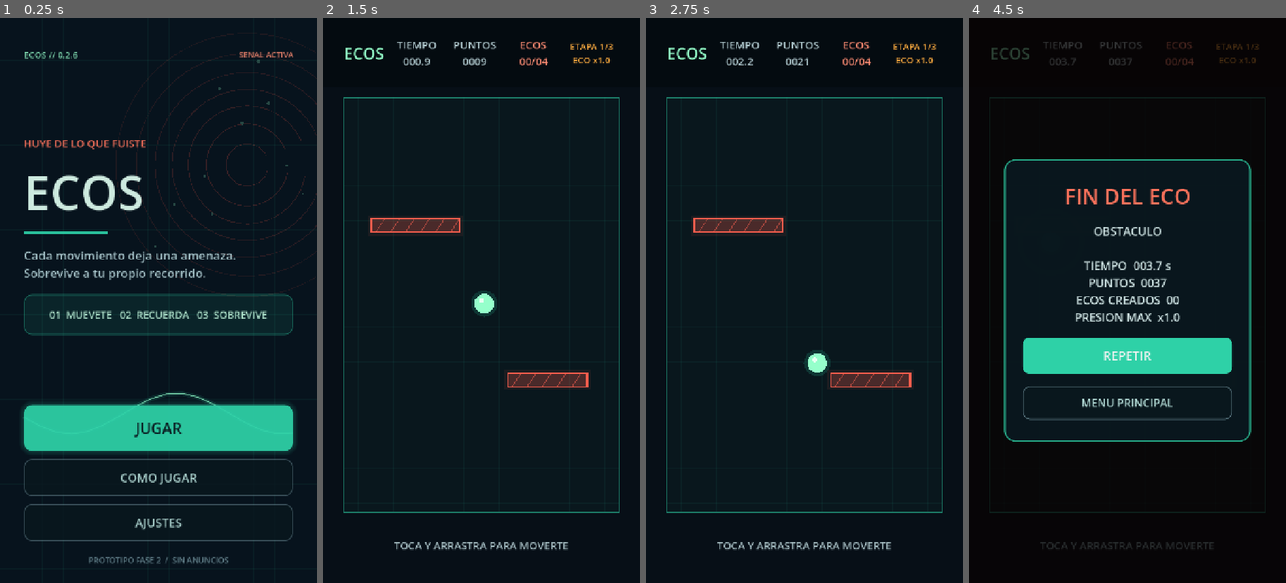
Above: before the commit, frames 1-4 (left to right).
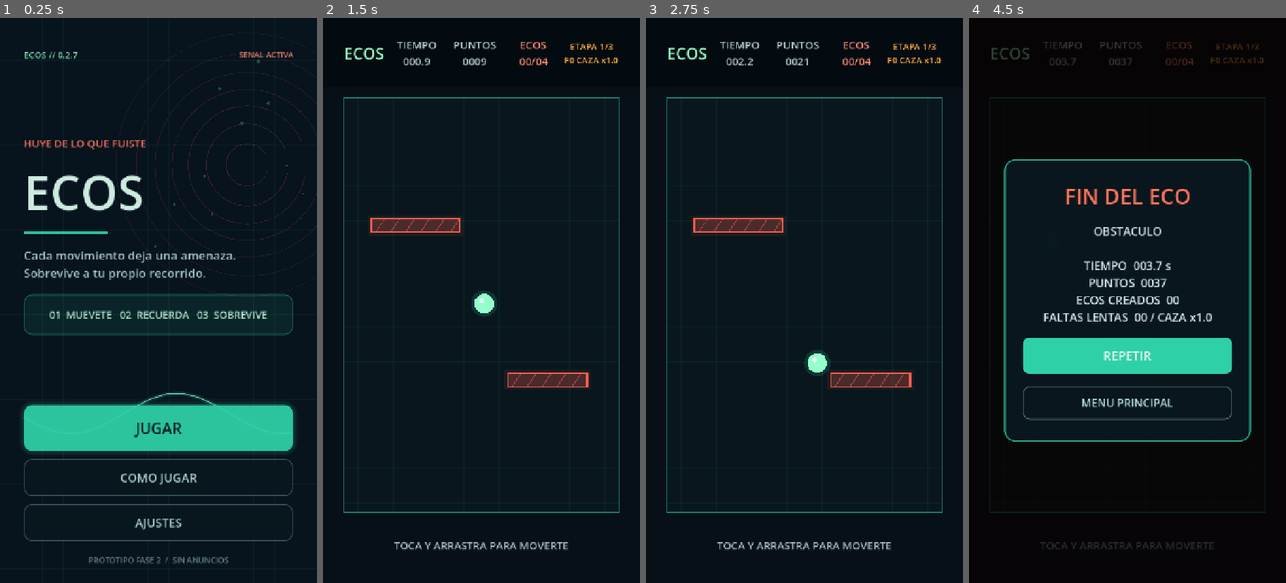
Above: after the commit, the same moments.

Repository: 7yrak/ecos
Game: Godot game, scene res://scenes/app/main.tscn
The game is run twice, just before and just after one commit, with the same random seed, the same clock (stepped at 60 frames per second) and the same inputs.
Inputs (mouse positions are in pixels of both pictures, inside the frame that each line leads up to):
- Up to frame 1 (0.25 s): no input
- Up to frame 2 (1.5 s): click "JUGAR" at 0.5 s; tap Enter at 1.25 s; move the mouse to (551, 272) at 1.27 s; click (551, 272) at 1.42 s
- Up to frame 3 (2.75 s): drag from (741, 328) to (788, 413) at 2.02 s
- Up to frame 4 (4.5 s): move the mouse to (1159, 176) at 2.77 s; click (1159, 176) at 2.92 s; drag from (1111, 413) to (1032, 215) at 3.52 s; move the mouse to (1222, 385) at 4.27 s; click (1222, 385) at 4.42 s

The runs differ from the first frame. In frame 1, less than 0.1% of the frame differs, in the area x 23-25%, y 6-8%; in frame 2, 0.1%; in frame 3, 0.1%; in frame 4, 0.6%, in the area x 23-93%, y 7-54%.

Commit message:
Escalate repeat slow-movement penalties

Diff:
--- a/scenes/menu/main_menu.tscn
+++ b/scenes/menu/main_menu.tscn
@@ -138,7 +138,7 @@
 layout_mode = 2
 theme_override_colors/font_color = Color(0.584, 1, 0.796, 0.9)
 theme_override_font_sizes/font_size = 20
-text = "ECOS // 0.2.6"
+text = "ECOS // 0.2.7"
 vertical_alignment = 1
 
 [node name="Spacer" type="Control" parent="Content/Layout/Top"]
@@ -308,7 +308,7 @@
 layout_mode = 2
 theme_override_colors/font_color = Color(0.72, 0.86, 0.86, 1)
 theme_override_font_sizes/font_size = 22
-text = "03  MANTEN EL RITMO\nCada eco deja una resonancia antes de desaparecer.\nSi vas lento, la grieta libera un cazador cada vez mas rapido."
+text = "03  MANTEN EL RITMO\nCada eco deja una resonancia antes de desaparecer.\nLas faltas lentas se acumulan: cada cazador sera mas rapido."
 vertical_alignment = 1
 
 [node name="Back" type="Button" parent="TutorialOverlay/Center/Panel/Content"]
--- a/scripts/gameplay/echo_playback.gd
+++ b/scripts/gameplay/echo_playback.gd
@@ -7,7 +7,7 @@
 enum Mode { TRACE, HUNTER, RESONANCE }
 
 @export var collision_grace := 0.7
-@export var hunter_base_speed := 260.0
+@export var hunter_base_speed := 400.0
 @export var hunter_duration := 6.0
 @export var resonance_duration := 4.0
 
@@ -19,6 +19,7 @@
 var _state_time := 0.0
 var _expired := false
 var playback_speed := 1.0
+var minimum_playback_speed := 1.0
 var mode := Mode.TRACE
 
 
@@ -54,6 +55,7 @@
 	_timeline = timeline
 	_target = null
 	mode = Mode.TRACE
+	minimum_playback_speed = 1.0
 	_playback_time = 0.0
 	_age = 0.0
 	_hit_reported = false
@@ -62,10 +64,11 @@
 		global_position = _timeline.sample_at(0.0)
 
 
-func configure_hunter(spawn_position: Vector2, target: Node2D) -> void:
+func configure_hunter(spawn_position: Vector2, target: Node2D, minimum_speed := 1.0) -> void:
 	_timeline = null
 	_target = target
 	mode = Mode.HUNTER
+	minimum_playback_speed = maxf(1.0, minimum_speed)
 	global_position = spawn_position
 	_state_time = hunter_duration
 	_age = 0.0
@@ -74,8 +77,12 @@
 
 
 func set_playback_speed(multiplier: float) -> void:
-	playback_speed = maxf(multiplier, 1.0)
+	playback_speed = maxf(multiplier, minimum_playback_speed)
 	queue_redraw()
+
+
+func hunter_speed() -> float:
+	return hunter_base_speed * playback_speed
 
 
 func stop() -> void:
@@ -99,7 +106,7 @@
 	if is_instance_valid(_target):
 		global_position = global_position.move_toward(
 			_target.global_position,
-			hunter_base_speed * playback_speed * delta
+			hunter_speed() * delta
 		)
 	if _state_time <= 0.0:
 		_enter_resonance()
--- a/scripts/gameplay/run_controller.gd
+++ b/scripts/gameplay/run_controller.gd
@@ -13,6 +13,7 @@
 const MAX_ACTIVE_ECHOES := 4
 const MIN_SEGMENT_DISTANCE := 280.0
 const ECHO_SPEED_STEP := 0.2
+const HUNTER_PLAYER_SPEED_RATIO := 0.8
 const RIFT_WARNING_TIME := 0.7
 const PATROL_PHASE_TIME := 12.0
 const PULSE_PHASE_TIME := 24.0
@@ -55,7 +56,7 @@
 var _echo_count := 0
 var _total_echo_count := 0
 var _echo_pressure := 0
-var _max_echo_pressure := 0
+var _slow_offenses := 0
 var _echo_speed_multiplier := 1.0
 var _score := 0
 var _current_phase := 1
@@ -119,7 +120,7 @@
 	_echo_count = 0
 	_total_echo_count = 0
 	_echo_pressure = 0
-	_max_echo_pressure = 0
+	_slow_offenses = 0
 	_echo_speed_multiplier = 1.0
 	_score = 0
 	_current_phase = 1
@@ -178,7 +179,8 @@
 	var echo := ECHO_SCENE.instantiate() as EchoPlayback
 	echoes.add_child(echo)
 	if rift.hunter:
-		echo.configure_hunter(rift.global_position, player)
+		echo.hunter_base_speed = player.move_speed * HUNTER_PLAYER_SPEED_RATIO
+		echo.configure_hunter(rift.global_position, player, _hunter_speed_multiplier())
 	else:
 		echo.configure_trace(rift.timeline)
 	echo.set_playback_speed(_echo_speed_multiplier)
@@ -219,8 +221,7 @@
 		(child as EchoPlayback).stop()
 	feedback.play_hit(player.global_position)
 	_flash_screen(Color(1.0, 0.2, 0.16), 0.3, 0.42)
-	var max_speed := 1.0 + float(_max_echo_pressure) * ECHO_SPEED_STEP
-	result_label.text = "%s\n\nTIEMPO  %05.1f s\nPUNTOS  %04d\nECOS CREADOS  %02d\nPRESION MAX  x%.1f" % [reason, _run_time, _score, _total_echo_count, max_speed]
+	result_label.text = "%s\n\nTIEMPO  %05.1f s\nPUNTOS  %04d\nECOS CREADOS  %02d\nFALTAS LENTAS  %02d / CAZA x%.1f" % [reason, _run_time, _score, _total_echo_count, _slow_offenses, _hunter_speed_multiplier()]
 	game_over_overlay.visible = true
 	settings_store.vibrate(70)
 	restart_button.grab_focus()
@@ -272,17 +273,17 @@
 	var previous_pressure := _echo_pressure
 	if segment_distance < MIN_SEGMENT_DISTANCE:
 		_echo_pressure += 1
+		_slow_offenses += 1
 	else:
 		_echo_pressure = maxi(0, _echo_pressure - 1)
 	_echo_speed_multiplier = 1.0 + float(_echo_pressure) * ECHO_SPEED_STEP
-	_max_echo_pressure = maxi(_max_echo_pressure, _echo_pressure)
 	_apply_echo_speed()
 	if _echo_pressure == previous_pressure:
 		return
 
 	if _echo_pressure > previous_pressure:
 		feedback.play_pressure(player.global_position)
-		_show_banner("RITMO BAJO // ECOS x%.1f" % _echo_speed_multiplier, Color(1.0, 0.48, 0.24), 2.0)
+		_show_banner("FALTA LENTA %d // CAZADOR x%.1f" % [_slow_offenses, _hunter_speed_multiplier()], Color(1.0, 0.48, 0.24), 2.0)
 		_flash_screen(Color(1.0, 0.34, 0.18), 0.1, 0.24)
 	else:
 		_show_banner("RITMO RECUPERADO // ECOS x%.1f" % _echo_speed_multiplier, Color(0.45, 1.0, 0.72), 1.5)
@@ -292,6 +293,10 @@
 func _apply_echo_speed() -> void:
 	for child in echoes.get_children():
 		(child as EchoPlayback).set_playback_speed(_echo_speed_multiplier)
+
+
+func _hunter_speed_multiplier() -> float:
+	return 1.0 + float(_slow_offenses) * ECHO_SPEED_STEP
 
 
 func _update_progression() -> void:
@@ -358,4 +363,4 @@
 	time_label.text = "TIEMPO\n%05.1f" % _run_time
 	score_label.text = "PUNTOS\n%04d" % _score
 	echo_label.text = "ECOS\n%02d/%02d" % [_echo_count, MAX_ACTIVE_ECHOES]
-	phase_label.text = "ETAPA %d/3\nECO x%.1f" % [_current_phase, _echo_speed_multiplier]
+	phase_label.text = "ETAPA %d/3\nF%d CAZA x%.1f" % [_current_phase, _slow_offenses, _hunter_speed_multiplier()]
--- a/tests/test_runner.gd
+++ b/tests/test_runner.gd
@@ -23,6 +23,7 @@
 	await _test_arena_progression()
 	await _test_echo_cap()
 	await _test_rift_lifecycle()
+	await _test_hunter_escalation()
 	await _test_echo_pressure()
 	await _test_physical_collisions()
 	await _test_ten_run_cycles()
@@ -233,7 +234,7 @@
 	await process_frame
 	_expect(not patrol.collision_shape.disabled, "la patrulla activa su colision")
 	run._update_hud()
-	_expect((run.get_node("UI/TopBar/Margin/Stats/Phase") as Label).text == "ETAPA 2/3\nECO x1.0", "el HUD informa etapa y ritmo")
+	_expect((run.get_node("UI/TopBar/Margin/Stats/Phase") as Label).text == "ETAPA 2/3\nF0 CAZA x1.0", "el HUD informa etapa, faltas y ritmo")
 	var patrol_start := patrol.position
 	patrol.set_physics_process(false)
 	patrol._physics_process(1.0)
@@ -256,7 +257,7 @@
 	run._restart()
 	await process_frame
 	_expect(not patrol.progression_active and not pulse.progression_active, "repetir reinicia los obstaculos progresivos")
-	_expect((run.get_node("UI/TopBar/Margin/Stats/Phase") as Label).text == "ETAPA 1/3\nECO x1.0", "repetir vuelve a la primera etapa")
+	_expect((run.get_node("UI/TopBar/Margin/Stats/Phase") as Label).text == "ETAPA 1/3\nF0 CAZA x1.0", "repetir limpia las faltas de ritmo")
 	run.queue_free()
 	await process_frame
 
@@ -312,6 +313,34 @@
 	await process_frame
 
 
+func _test_hunter_escalation() -> void:
+	var run := RunScene.instantiate() as RunController
+	root.add_child(run)
+	await process_frame
+	run.set_physics_process(false)
+	run._physics_process(5.1)
+	var first := await _open_latest_rift(run)
+	_expect(first.hunter_speed() < run.player.move_speed, "el primer cazador todavia se puede superar")
+	_expect((run.phase_banner as Label).text.contains("FALTA LENTA 1"), "el primer castigo muestra su nivel")
+	run._update_echo_pressure(500.0)
+	_expect(run._echo_pressure == 0 and run._slow_offenses == 1, "recuperarse conserva la primera falta")
+	_expect(is_equal_approx(first.playback_speed, 1.2), "el primer cazador conserva su velocidad minima")
+
+	run._physics_process(5.1)
+	var second := await _open_latest_rift(run)
+	_expect(second.hunter_speed() > run.player.move_speed, "el segundo cazador supera la velocidad del jugador")
+	_expect((run.phase_banner as Label).text.contains("FALTA LENTA 2"), "el segundo castigo muestra reincidencia")
+	var second_speed := second.hunter_speed()
+	run._update_echo_pressure(500.0)
+
+	run._physics_process(5.1)
+	var third := await _open_latest_rift(run)
+	_expect(third.hunter_speed() > second_speed, "el tercer cazador vuelve a aumentar la velocidad")
+	_expect(run._echo_pressure == 1 and run._slow_offenses == 3, "tres episodios lentos acumulan tres faltas")
+	run.queue_free()
+	await process_frame
+
+
 func _test_echo_pressure() -> void:
 	var run := RunScene.instantiate() as RunController
 	root.add_child(run)
@@ -321,7 +350,7 @@
 	run._update_echo_pressure(0.0)
 	_expect(run._echo_pressure == 1, "un recorrido corto aumenta la presion")
 	_expect(feedback.last_cue == GameplayFeedback.Cue.PRESSURE, "la presion reproduce una alerta")
-	_expect((run.get_node("UI/PhaseBanner") as Label).text.contains("ECOS x1.2"), "la alerta explica la aceleracion")
+	_expect((run.get_node("UI/PhaseBanner") as Label).text.contains("CAZADOR x1.2"), "la alerta explica la aceleracion")
 	for _level in 5:
 		run._update_echo_pressure(0.0)
 	_expect(run._echo_pressure == 6, "la presion supera el antiguo limite")
@@ -337,16 +366,17 @@
 	echo._physics_process(0.25)
 	_expect(echo.global_position.distance_to(run.player.global_position) < hunter_distance, "el cazador persigue al jugador")
 	run._update_echo_pressure(500.0)
-	_expect(run._echo_pressure == 6 and is_equal_approx(echo.playback_speed, 2.2), "moverse reduce la presion de ecos existentes")
+	_expect(run._echo_pressure == 6 and is_equal_approx(run._echo_speed_multiplier, 2.2), "moverse reduce la presion temporal")
+	_expect(is_equal_approx(echo.playback_speed, 2.4), "recuperarse no reduce un cazador ya invocado")
 	_expect((run.get_node("UI/PhaseBanner") as Label).text.contains("RITMO RECUPERADO"), "la recuperacion se comunica al jugador")
 	for _level in 6:
 		run._update_echo_pressure(500.0)
-	_expect(run._echo_pressure == 0 and is_equal_approx(echo.playback_speed, 1.0), "la actividad recupera el ritmo normal")
+	_expect(run._echo_pressure == 0 and is_equal_approx(run._echo_speed_multiplier, 1.0), "la actividad recupera el ritmo normal")
 
 	run._update_echo_pressure(0.0)
 	run._restart()
 	await process_frame
-	_expect(run._echo_pressure == 0 and is_equal_approx(run._echo_speed_multiplier, 1.0), "repetir reinicia la presion")
+	_expect(run._echo_pressure == 0 and run._slow_offenses == 0 and is_equal_approx(run._echo_speed_multiplier, 1.0), "repetir reinicia presion y faltas")
 	run.queue_free()
 	await process_frame
 
Not shown, changed: export_presets.cfg
Not shown, changed: README.md
Not shown, changed: docs/BITACORA.md
Not shown, changed: docs/DECISIONES.md
Not shown, changed: docs/ESTADO.md
Not shown, changed: docs/GDD.md
Not shown, changed: docs/ROADMAP.md
Not shown, changed: releases/ECOS-0.2.6-android.apk
Not shown, added: releases/ECOS-0.2.7-android.apk
Not shown, changed: scripts/dev/export_android_release.sh
